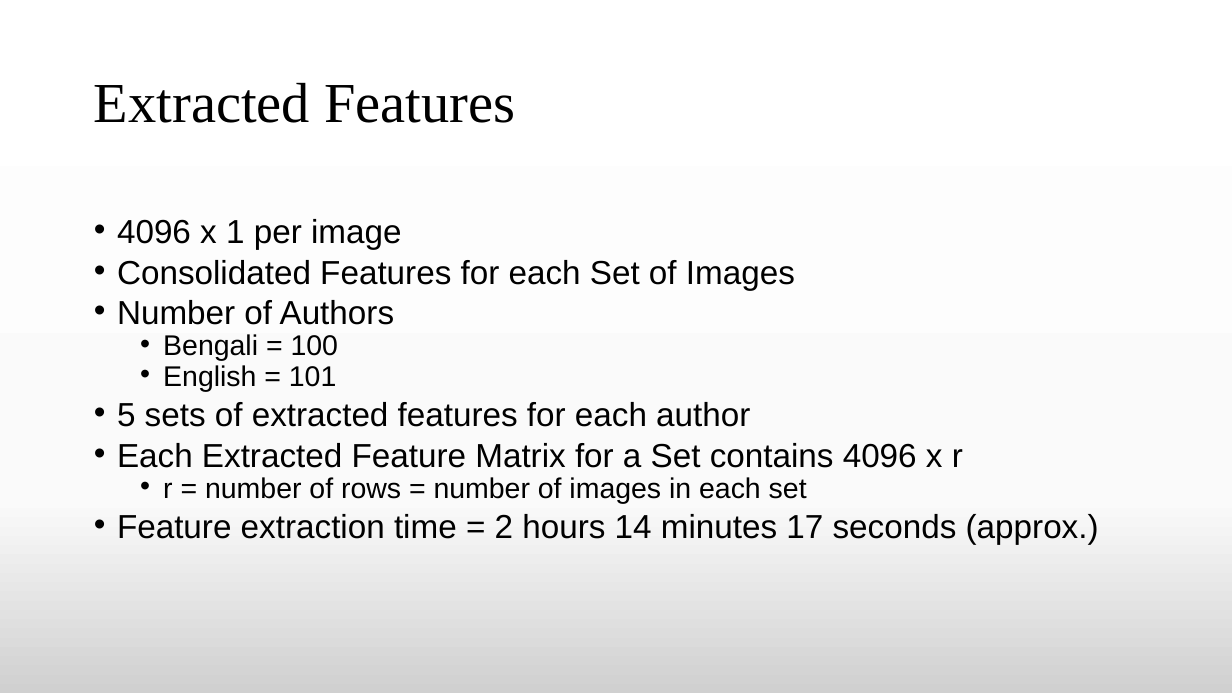
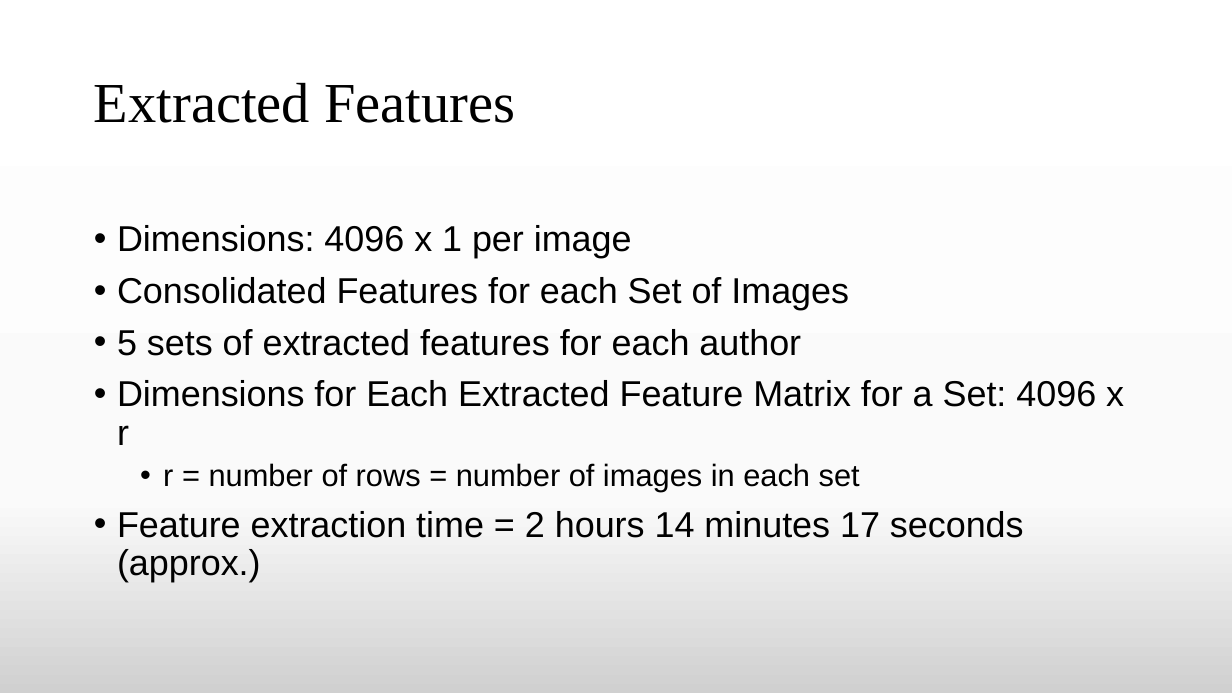
Before and after one commit to TheAnonymousMan/local-language-recognition-gcelt-class-2021, a slide deck: slide 23 of Documentation/4th Year Project Presentation.pptx (slide 22 before the commit). Drawn at 1232x693 pixels with LibreOffice and Linux fonts; fonts in the diff are those of the drawing. Boxes give left, top, right and bottom in pixels: in the first picture for what was removed or moved away, otherwise in the second. Text is boxed around its words. In the diff, an @@ line names an element or a change of style, - is before the commit and + after.

```diff
--- a/Documentation/4th Year Project Presentation.pptx
+++ b/Documentation/4th Year Project Presentation.pptx
@@ text at <box>117,225,632,258</box>: text changed; size 25.9 to 28 pt @@
-• 4096 x 1 per image
+• Dimensions: 4096 x 1 per image
@@ text at <box>117,277,1024,582</box>: size 25.9 to 28 pt in "Consolidated Features for each Set of Images", "5 sets of extracted features for each ...", "Feature extraction time = 2 hours 14 ..."; size 22.2 to 24 pt in "r = number of rows = number ..."; line spacing 0.7 to 0.9 @@
@@ text at <box>117,300,395,391</box>: paragraphs removed @@
-• Number of Authors
-  • Bengali = 100
-  • English = 101
@@ text at <box>117,380,1124,445</box>: text changed; size 25.9 to 28 pt @@
-• Each Extracted Feature Matrix for a Set contains 4096 x r
+• Dimensions for Each Extracted Feature Matrix for a Set: 4096 x r
```
Also in this commit, not shown: 1 other slide changed, 1 slide added.
